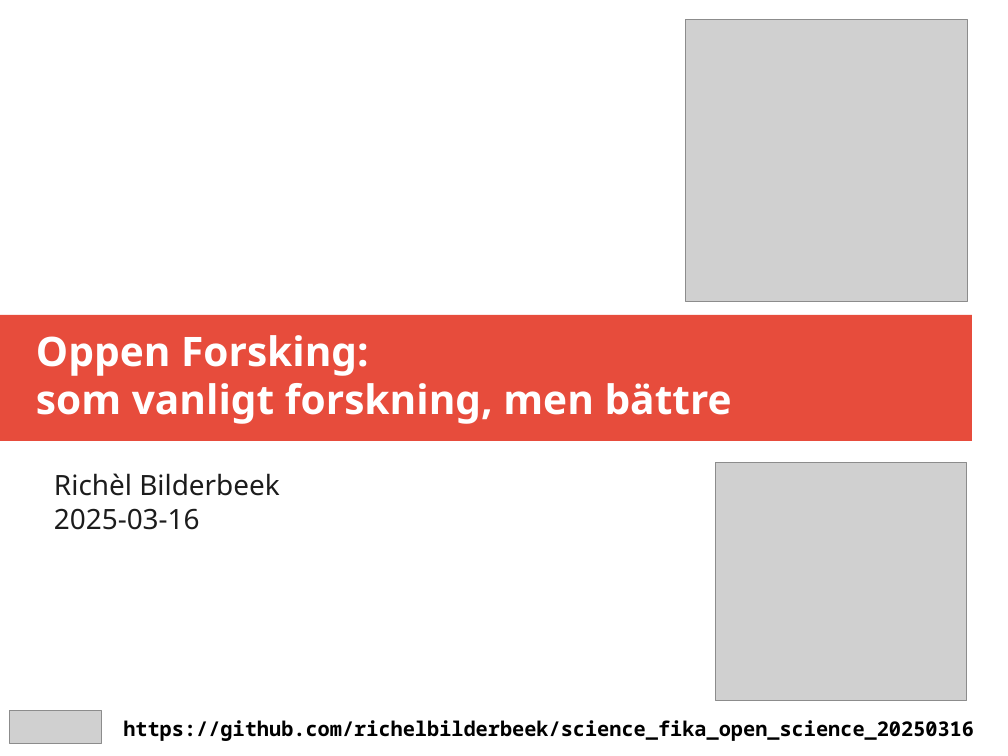
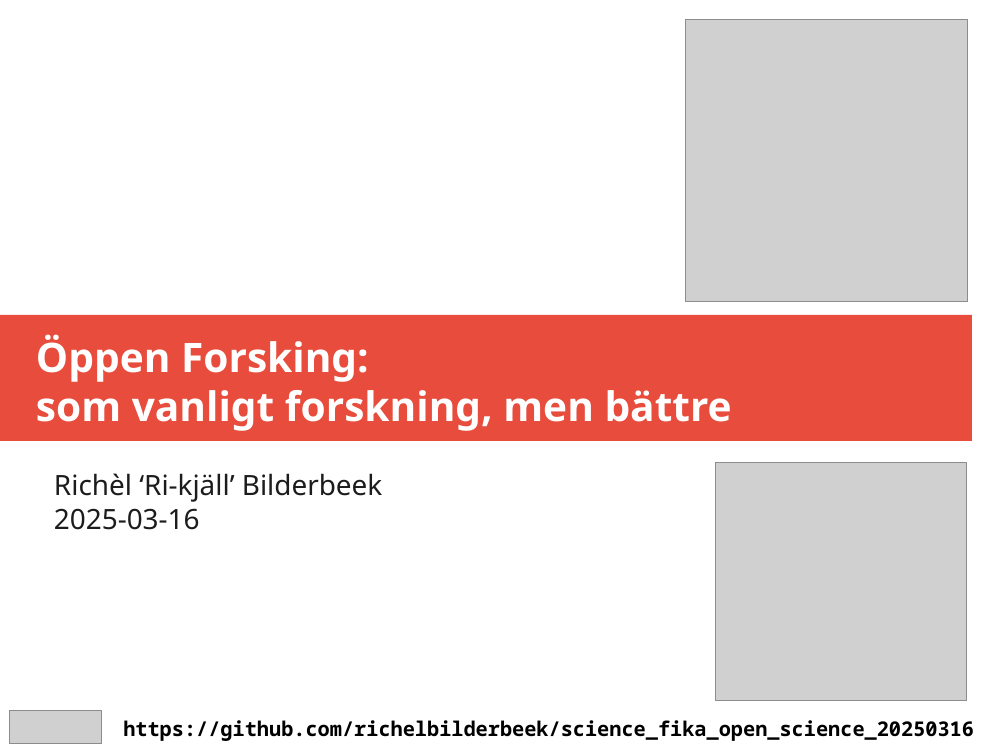
Before and after one commit to richelbilderbeek/science_fika_open_science_20250316, a slide deck: slide 1 of science_fika_talk_20250316.odp. Drawn at 1008x756 pixels with LibreOffice and Linux fonts; fonts in the diff are those of the drawing; grey boxes stand for pictures. Boxes give left, top, right and bottom in pixels: in the first picture for what was removed or moved away, otherwise in the second. Text is boxed around its words. In the diff, an @@ line names an element or a change of style, - is before the commit and + after.

```diff
--- a/science_fika_talk_20250316.odp
+++ b/science_fika_talk_20250316.odp
@@ title at box(36, 334, 732, 431): text changed @@
-Oppen Forsking:
-som vanligt forskning, men bättre
+Öppen Forsking:
+som vanligt forskning, men bättre
@@ subtitle at box(54, 473, 382, 502): text changed @@
-Richèl Bilderbeek
+Richèl ‘Ri-kjäll’ Bilderbeek
```
Also in this commit, not shown: 11 other slides changed, 4 other files.
